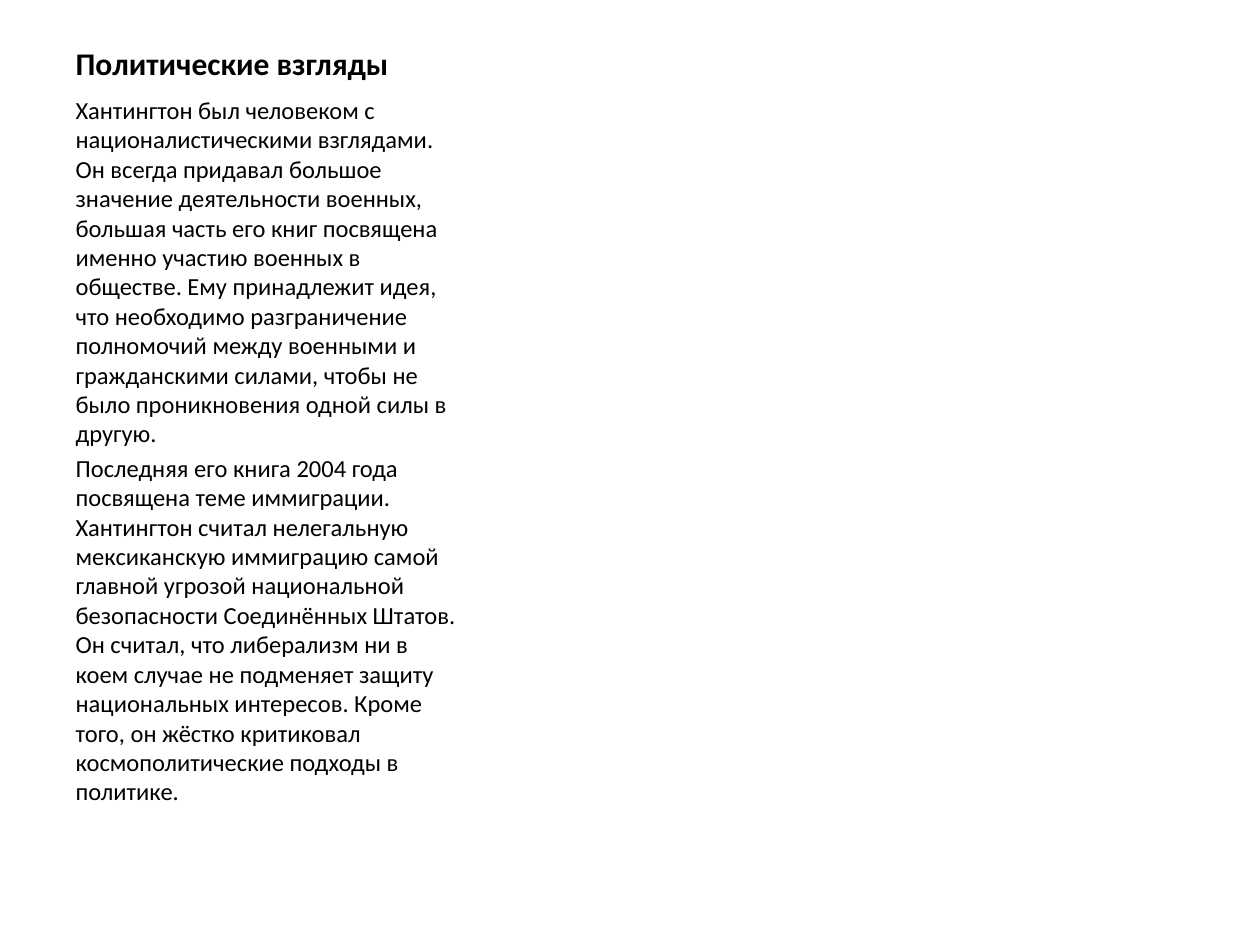
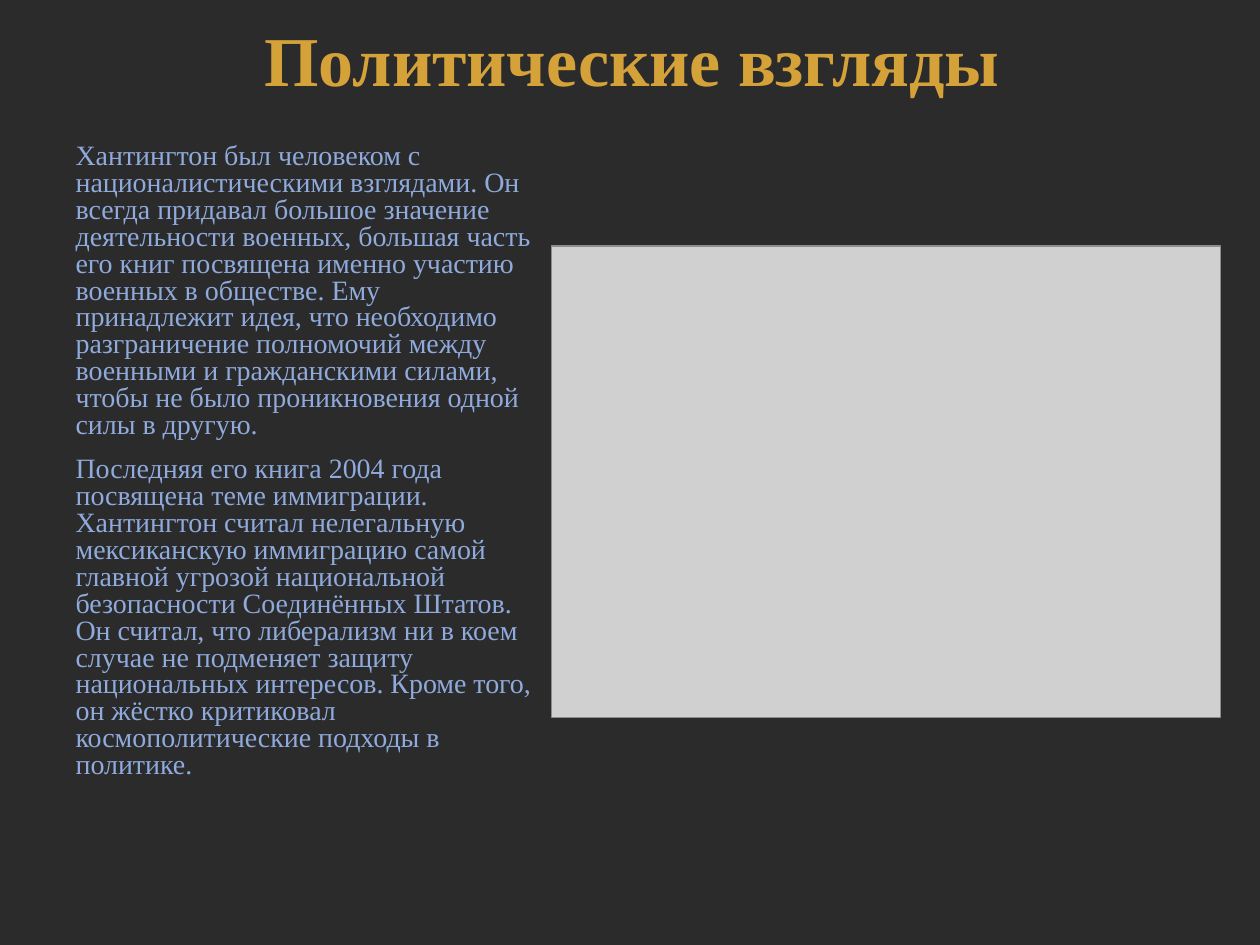
Before and after one commit to IAKalash/MyRep, a slide deck: slide 4 of Other/Сэмюэл Филлипс Хантингтон.pptx. Drawn at 1260x945 pixels with LibreOffice and Linux fonts; fonts in the diff are those of the drawing; grey boxes stand for pictures; background and template pictures are left out; a plain dark background stands for a picture behind light text. Boxes give left, top, right and bottom in pixels: in the first picture for what was removed or moved away, otherwise in the second. Text is boxed around its words. In the diff, an @@ line names an element or a change of style, - is before the commit and + after.

Commit message:
Хантингтон

```diff
--- a/Other/Сэмюэл Филлипс Хантингтон.pptx
+++ b/Other/Сэмюэл Филлипс Хантингтон.pptx
@@ background #FFFFFF to picture (left out) @@
@@ title "Политические взгляды" at box(264, 40, 999, 98): size 18 to 40 pt, font Calibri to Times New Roman, text colour #000000 to #D5A239; alignment left to centre; line spacing 1 to 0.9 @@
@@ text "Хантингтон был человеком с националистическими ...": place and size @@
-text "Хантингтон был человеком с националистическими ..." at box(76, 102, 456, 800)
+text "Хантингтон был человеком с националистическими ..." at box(76, 145, 531, 775)
@@ text "Хантингтон был человеком с националистическими ..." at box(76, 145, 531, 775): size 14 to 16 pt, font Calibri to Times New Roman, text colour #000000 to #8FAADC; line spacing 1 to 0.8; more space between paragraphs @@
@@ picture added at box(551, 246, 1220, 717) @@
```
Also in this commit, not shown: 6 other slides changed, 1 other file.
